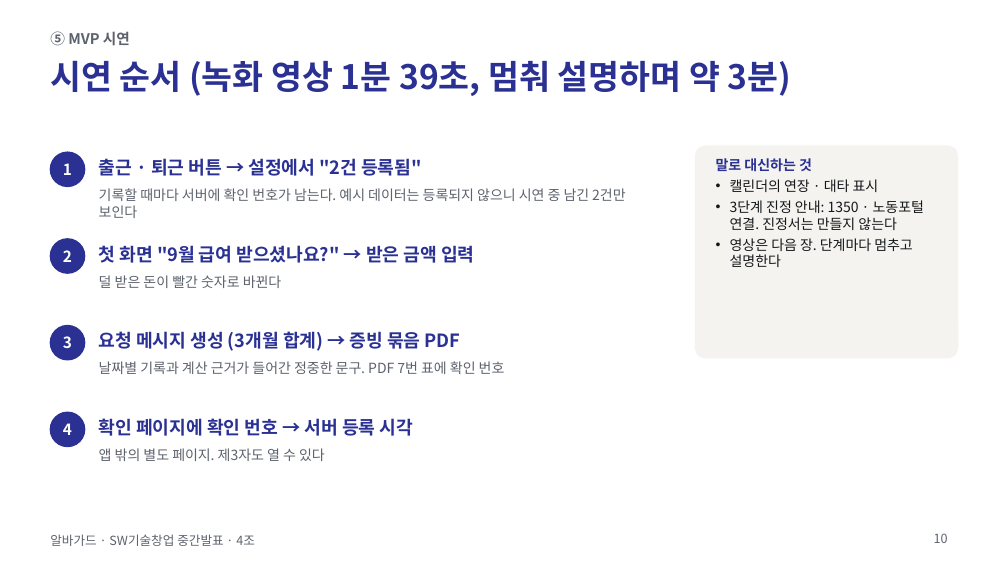
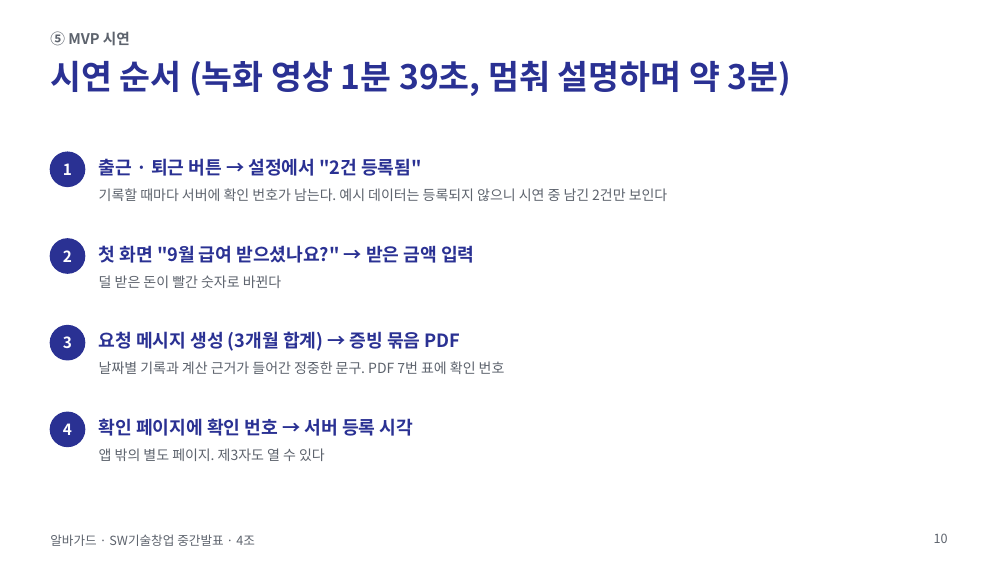
Before and after one commit to jihooni217/albaguard, a slide deck: slide 10 of docs/06_중간발표_PPT.pptx. Drawn at 1008x567 pixels with LibreOffice and Linux fonts; fonts in the diff are those of the drawing. Boxes give left, top, right and bottom in pixels: in the first picture for what was removed or moved away, otherwise in the second. Text is boxed around its words. In the diff, an @@ line names an element or a change of style, - is before the commit and + after.

```diff
--- a/docs/06_중간발표_PPT.pptx
+++ b/docs/06_중간발표_PPT.pptx
@@ rounded rectangle removed at (696, 146, 958, 358) @@
@@ text removed at (716, 158, 924, 267) @@
-말로 대신하는 것
-• 캘린더의 연장 · 대타 표시
-• 3단계 진정 안내: 1350 · 노동포털 연결. 진정서는 만들지 않는다
-• 영상은 다음 장. 단계마다 멈추고 설명한다
@@ text "기록할 때마다 서버에 확인 번호가 ..." rewrapped from (99, 188, 625, 218) to (99, 188, 668, 201) @@
```
Also in this commit, not shown: 1 other file.
